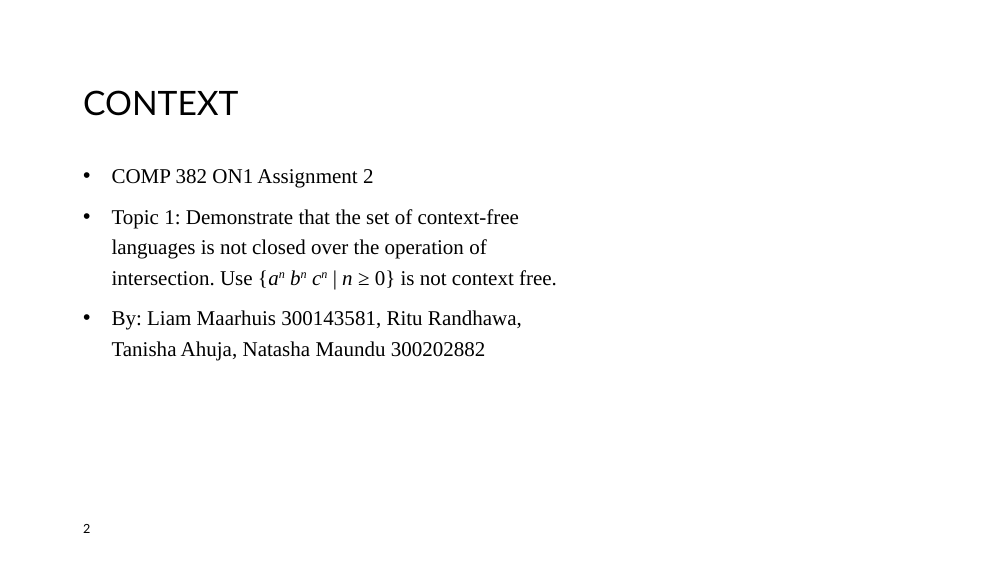
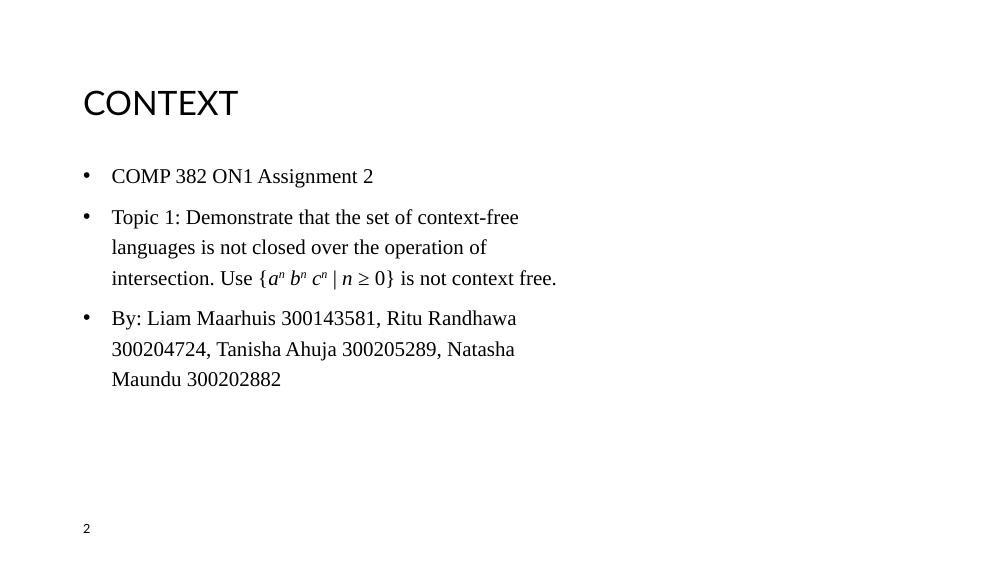
Before and after one commit to TANISHAAHUJA/comp-382assignment2, a slide deck: slide 2 of Comp382_ON1_A2_T1.pptx. Drawn at 1008x567 pixels with LibreOffice and Linux fonts; fonts in the diff are those of the drawing; background and template pictures are left out. Boxes give left, top, right and bottom in pixels: in the first picture for what was removed or moved away, otherwise in the second. Text is boxed around its words. In the diff, an @@ line names an element or a change of style, - is before the commit and + after.

Commit message:
presentation slides fix
fixed student ids

```diff
--- a/Comp382_ON1_A2_T1.pptx
+++ b/Comp382_ON1_A2_T1.pptx
@@ text at [112, 310, 517, 387]: text changed @@
-• By: Liam Maarhuis 300143581, Ritu Randhawa, Tanisha Ahuja, Natasha Maundu 300202882
+• By: Liam Maarhuis 300143581, Ritu Randhawa 300204724, Tanisha Ahuja 300205289, Natasha Maundu 300202882
```
